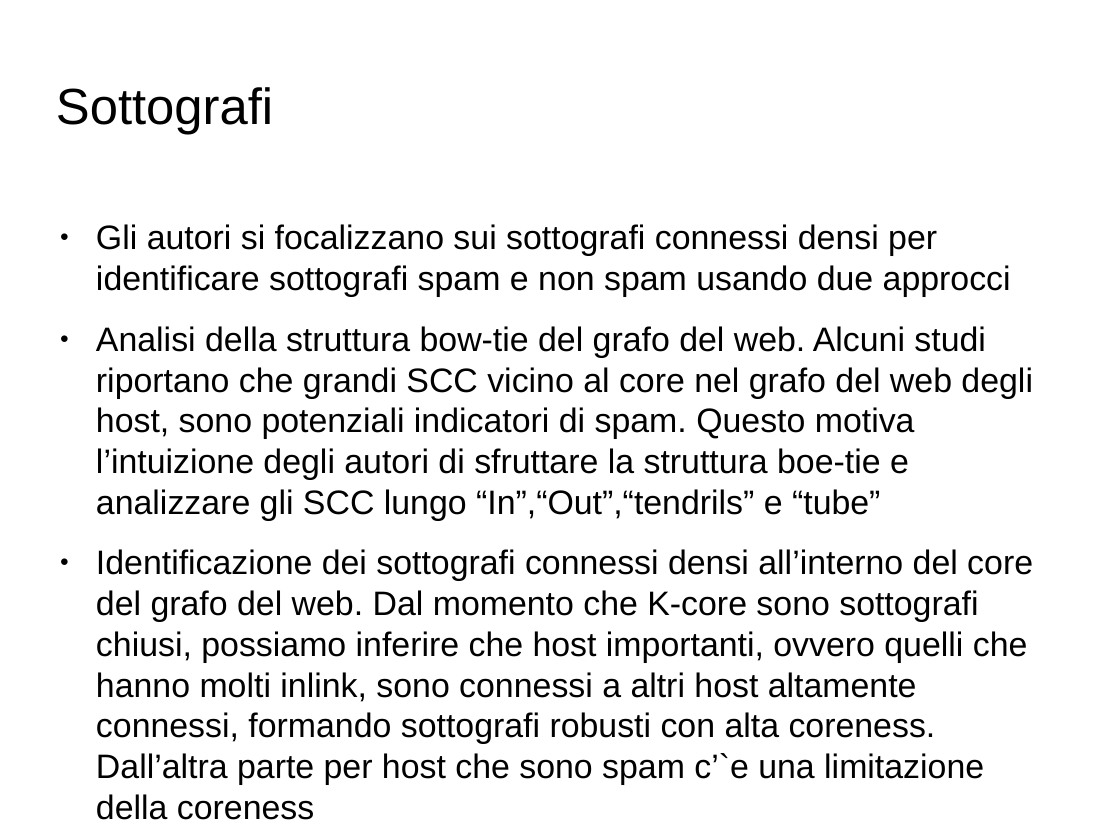
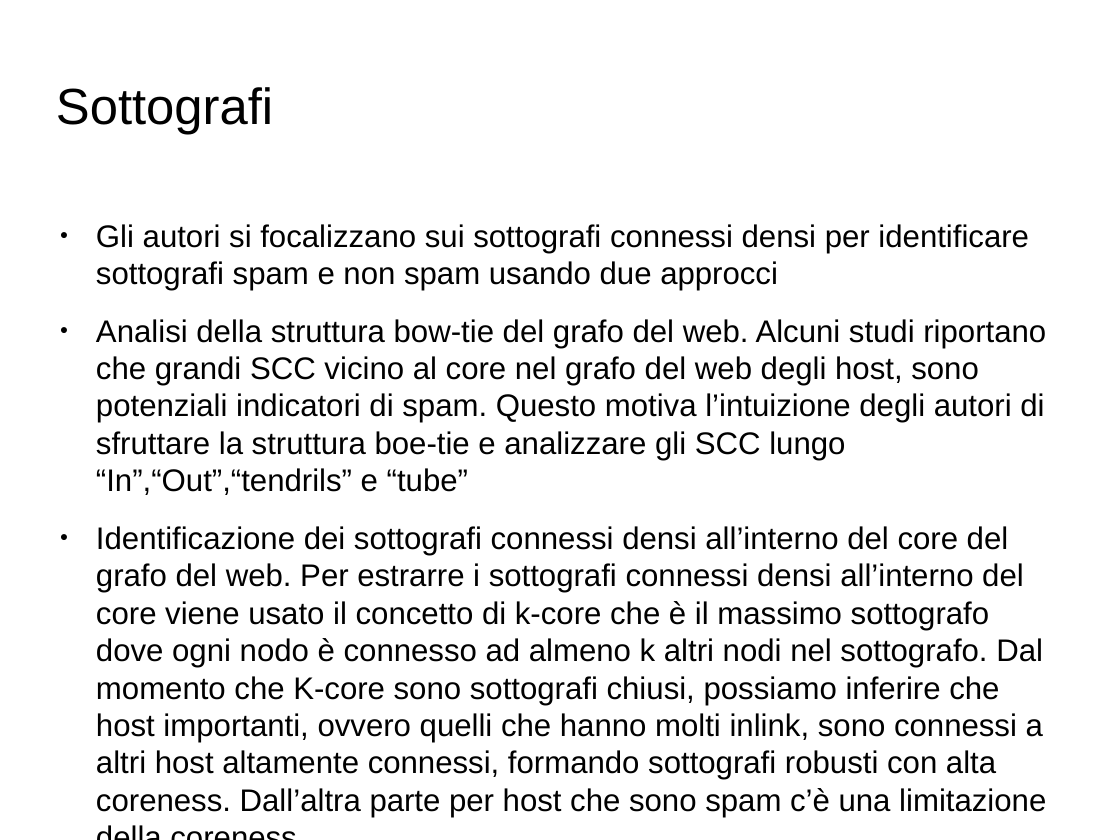
Before and after one commit to Toolanto/presentation, a slide deck: slide 133 of presentazione.odp (slide 129 before the commit). Drawn at 1120x840 pixels with LibreOffice and Linux fonts; fonts in the diff are those of the drawing; background and template pictures are left out. Boxes give left, top, right and bottom in pixels: in the first picture for what was removed or moved away, otherwise in the second. Text is boxed around its words. In the diff, an @@ line names an element or a change of style, - is before the commit and + after.

```diff
--- a/presentazione.odp
+++ b/presentazione.odp
@@ text at [96, 224, 1046, 495]: size 24.1 to 22.1 pt in "Gli autori si focalizzano sui sottografi connessi ...", "Analisi della struttura bow-tie del grafo del ..." @@
@@ text at [96, 526, 1046, 817]: text changed; size 24.1 to 22.1 pt @@
-● Identificazione dei sottografi connessi densi all’interno del core del grafo del web. Dal momento che K-core sono sottografi chiusi, possiamo inferire che host importanti, ovvero quelli che hanno molti inlink, sono connessi a altri host altamente connessi, formando sottografi robusti con alta coreness. Dall’altra parte per host che sono spam c’`e una limitazione della coreness
+● Identificazione dei sottografi connessi densi all’interno del core del grafo del web. Per estrarre i sottografi connessi densi all’interno del core viene usato il concetto di k-core che è il massimo sottografo dove ogni nodo è connesso ad almeno k altri nodi nel sottografo. Dal momento che K-core sono sottografi chiusi, possiamo inferire che host importanti, ovvero quelli che hanno molti inlink, sono connessi a altri host altamente connessi, formando sottografi robusti con alta coreness. Dall’altra parte per host che sono spam c’è una limitazione della coreness
```
Also in this commit, not shown: 51 other slides changed, 12 slides added, 4 slides removed, 1 other file.
